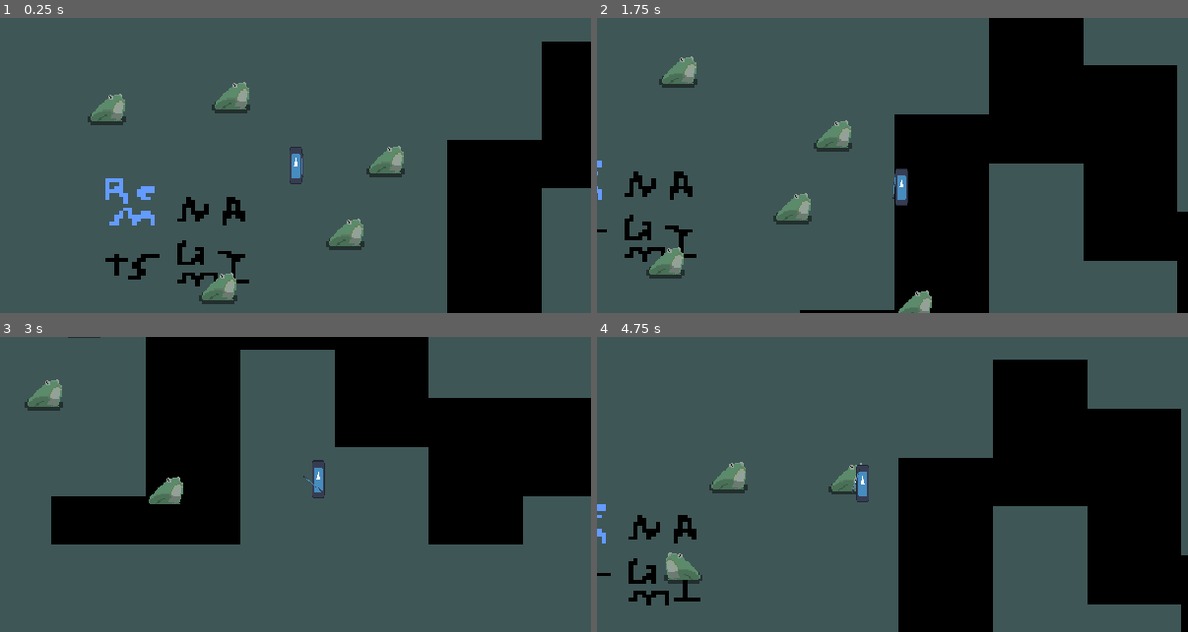
Above: before the commit, frames 1-4 (two rows, left to right).
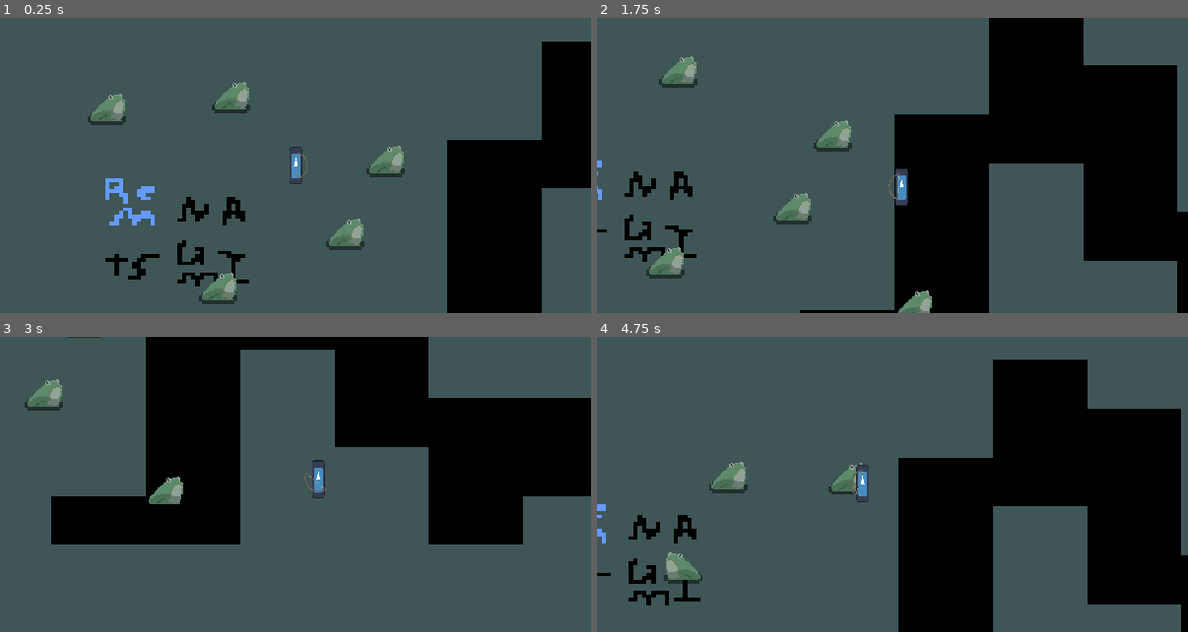
Above: after the commit, the same moments.

Repository: arrowira/miniJam200
Game: Godot game, scene res://Scenes/main.tscn
Same seed, same stepped clock (60 frames per second), same inputs: the game is played once before the commit and once after it. The engine's default icon, where the game draws it, is replaced by a stand-in: a white triangle on a blue panel in a dark square.
Inputs (mouse positions are in pixels of both pictures, inside the frame that each line leads up to):
- Up to frame 1 (0.25 s): no input
- Up to frame 2 (1.75 s): tap Enter at 0.5 s; move the mouse to (1022, 150) at 0.52 s; hold D (Right) 0.53-1.28 s; tap Shift (Dash) at 0.6 s; click (1022, 150) at 0.67 s; move the mouse to (774, 180) at 1.27 s; hold S (Down) from 1.28 s (still down); click (774, 180) at 1.35 s
- Up to frame 3 (3 s): move the mouse to (354, 419) at 2.02 s; release S (Down) at 2.03 s; hold D (Right) 2.03-2.78 s; tap Shift (Dash) at 2.1 s; move the mouse to (265, 543) at 2.77 s; hold W (Up) from 2.78 s (still down); click (265, 543) at 2.85 s
- Up to frame 4 (4.75 s): move the mouse to (1069, 528) at 3.52 s; release W (Up) at 3.53 s; hold A (Left) from 3.53 s (still down); tap Shift (Dash) at 3.6 s; move the mouse to (715, 440) at 4.27 s; click (715, 440) at 4.35 s

The runs differ from the first frame. In frame 1, less than 0.1% of the frame differs, in the area x 50-52%, y 45-55%; in frame 2, less than 0.1%; in frame 3, less than 0.1%; in frame 4, less than 0.1%.

Commit message:
bow sprite

Diff:
--- a/minijam-200/Scenes/Player.tscn
+++ b/minijam-200/Scenes/Player.tscn
@@ -1,9 +1,10 @@
-[gd_scene load_steps=7 format=3 uid="uid://dn0wyr0nn2y2q"]
+[gd_scene load_steps=8 format=3 uid="uid://dn0wyr0nn2y2q"]
 
 [ext_resource type="Script" uid="uid://cn7v7jwhckh73" path="res://Scripts/PlayerMovement.gd" id="1_kyqiw"]
 [ext_resource type="Texture2D" uid="uid://dlabmsl6q4vx1" path="res://icon.svg" id="1_rpqav"]
 [ext_resource type="Script" path="res://Scripts/BowRotation.gd" id="3_gntrk"]
 [ext_resource type="AudioStream" uid="uid://dltll0oypd84r" path="res://audio/bowShoot.mp3" id="4_5ixxa"]
+[ext_resource type="Texture2D" uid="uid://cu43byynkr0h3" path="res://Sprites/bow.png" id="4_nn08x"]
 [ext_resource type="AudioStream" uid="uid://b833fuqoqqr5n" path="res://audio/bowChargeUp.mp3" id="5_nn08x"]
 
 [sub_resource type="RectangleShape2D" id="RectangleShape2D_kyqiw"]
@@ -25,9 +26,12 @@
 script = ExtResource("3_gntrk")
 
 [node name="Bow" type="Sprite2D" parent="BowPivot"]
-position = Vector2(23, 1)
-scale = Vector2(0.033826184, 0.6799991)
-texture = ExtResource("1_rpqav")
+position = Vector2(0, 1)
+rotation = 2.3603845
+scale = Vector2(0.07, 0.07)
+texture = ExtResource("4_nn08x")
+hframes = 2
+vframes = 3
 
 [node name="shoot" type="AudioStreamPlayer" parent="."]
 stream = ExtResource("4_5ixxa")
Binary file added: minijam-200/Sprites/bow.png
Not shown, added: minijam-200/Sprites/bow.png.import
